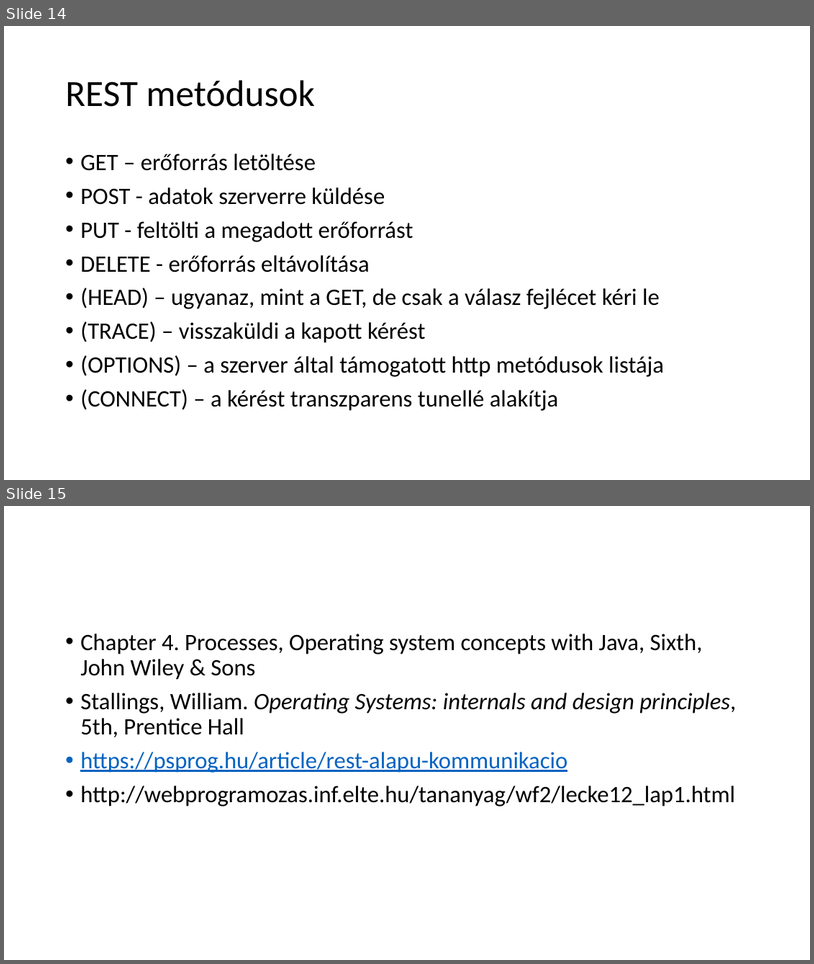
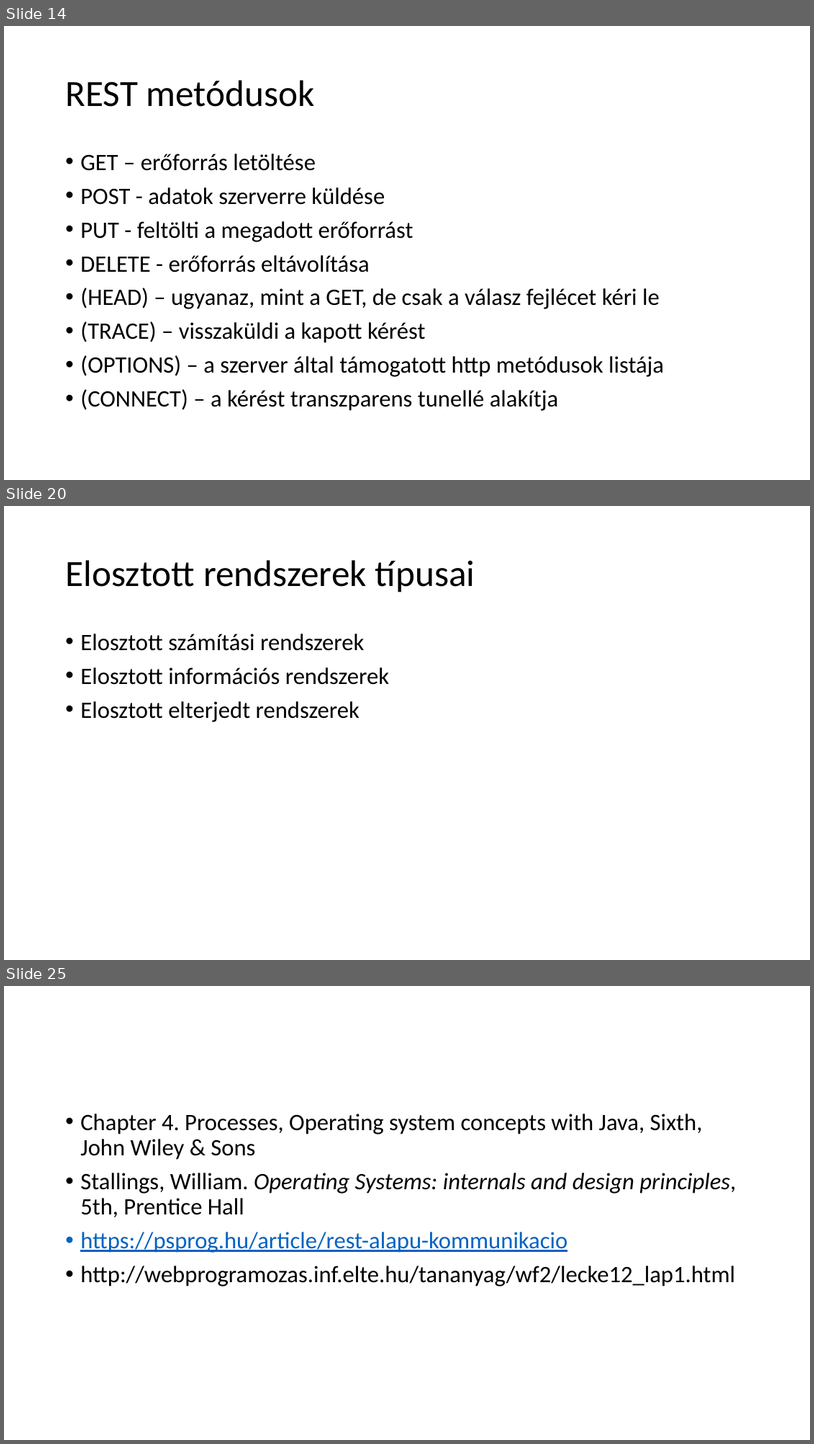
Before and after one commit to krsjakb/osztott-rendszerek-parhuzamos-programozas, a slide deck: Osztott rendszerek, párhuzamos programozás.pptx. Shown one above the other, each under a label of ours: slides 14 and 15 before the commit, slides 14, 20 and 25 after it; the slides between them are not shown. The pictures are 814x964 and 814x1444 pixels, drawn with LibreOffice and Linux fonts; fonts in the diff are those of the drawing. Boxes give left, top, right and bottom in pixels: in the first picture for what was removed or moved away, otherwise in the second. Text is boxed around its words. In the diff, an @@ line names an element or a change of style, - is before the commit and + after.

```diff
--- a/Osztott rendszerek, párhuzamos programozás.pptx
+++ b/Osztott rendszerek, párhuzamos programozás.pptx
@@ slide 20 added at [4, 506, 810, 960], background #FFFFFF @@
@@ title added at [65, 560, 476, 592], 44 pt, text #000000 @@
+Elosztott rendszerek típusai
@@ text added at [80, 633, 389, 722], 28 pt, text #000000 @@
+• Elosztott számítási rendszerek
+• Elosztott információs rendszerek
+• Elosztott elterjedt rendszerek
@@ what was slide 15 is now slide 25 @@
```
Also in this commit, not shown: 9 other slides added.
